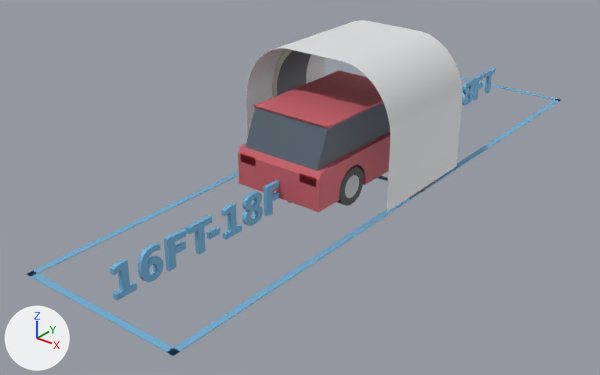
What one commit did to the glTF model public/colibri-cover-suv.glb.
One viewpoint serves both versions: a 50 mm camera at (8.64, -6.02, 6.9) aimed at (-0.33, 5.19, -0.05). The axes (+X, +Y, +Z) are drawn at lower left. The lights are the same throughout. The picture after the commit comes second. Where no turn or scale is listed for an object, it has been applied to the vertices.

The scene before the commit, as lines of its bpy script (objects in view):
```python
ob_label_far_end = bpy.data.objects.new('label_far_end', me_label_far_end)
ob_label_far_end.location = (0.0, 0.0, 0.0)
ob_label_near_end = bpy.data.objects.new('label_near_end', me_label_near_end)
ob_label_near_end.location = (0.0, 0.0, 0.0)
ob_sun_cover = bpy.data.objects.new('sun_cover', me_sun_cover)
ob_sun_cover.location = (0.0, 0.0, 0.0)
ob_vehicle_body = bpy.data.objects.new('vehicle_body', me_vehicle_body)
ob_vehicle_body.location = (0.0, 0.0, 0.0)
ob_vehicle_cabin_glass = bpy.data.objects.new('vehicle_cabin_glass', me_vehicle_cabin_glass)
ob_vehicle_cabin_glass.location = (0.0, 0.0, 0.0)
ob_vehicle_roof = bpy.data.objects.new('vehicle_roof', me_vehicle_roof)
ob_vehicle_roof.location = (0.0, 0.0, 0.0)
ob_vehicle_taillight_l = bpy.data.objects.new('vehicle_taillight_l', me_vehicle_taillight_l)
ob_vehicle_taillight_l.location = (0.0, 0.0, 0.0)
ob_vehicle_taillight_r = bpy.data.objects.new('vehicle_taillight_r', me_vehicle_taillight_r)
ob_vehicle_taillight_r.location = (0.0, 0.0, 0.0)
ob_vehicle_tire_front_r = bpy.data.objects.new('vehicle_tire_front_r', me_vehicle_tire_front_r)
ob_vehicle_tire_front_r.location = (0.0, 0.0, 0.0)
# also in view: 'arch_shell' at (0.0, 6.43, 1.3); 'lane_left' at (-1.59, 6.43, 0.01); 'lane_near_end' at (0.0, 0.06, 0.01); 'lane_right' at (1.59, 6.43, 0.01)
```
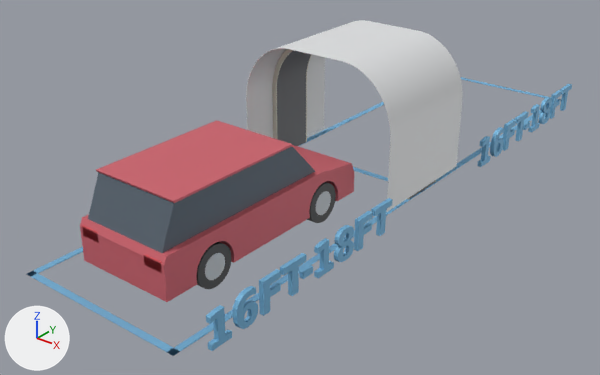
Where the change shows, as pixel boxes [x1, y1, x2, y2] in the pictures (600 x 375 px):
'vehicle_body', moved
    before: [238, 132, 390, 212]
    after: [80, 145, 354, 302]
'vehicle_cabin_glass', moved
    before: [246, 103, 390, 171]
    after: [88, 147, 315, 253]
'vehicle_roof', moved
    before: [253, 71, 383, 129]
    after: [96, 120, 293, 203]
'label_near_end', moved
    before: [110, 180, 292, 300]
    after: [206, 198, 393, 351]
'label_far_end', moved
    before: [462, 68, 496, 105]
    after: [477, 84, 572, 167]
'vehicle_tire_rear_r', moved
    before: [337, 166, 363, 206]
    after: [196, 242, 231, 289]
'vehicle_hub_rear_r', moved
    before: [345, 175, 359, 198]
    after: [205, 253, 225, 280]
'vehicle_tire_front_r', moved (not visible before)
    after: [307, 182, 336, 223]
'vehicle_hub_front_r', moved (not visible before)
    after: [316, 191, 331, 215]
'vehicle_taillight_r', moved
    before: [300, 172, 316, 187]
    after: [144, 254, 162, 273]
'vehicle_taillight_l', moved
    before: [240, 152, 256, 166]
    after: [82, 225, 99, 242]

The change, as a diff of the scene's bpy script:
```diff
--- a/public/colibri-cover-suv.glb.py
+++ b/public/colibri-cover-suv.glb.py
@@ me_vehicle_body @@
-me_vehicle_body.from_pydata(...)  # 170 vertices, 336 faces; spans x -0.93..0.93, y 4.13..8.73, z 0.25..0.98
+me_vehicle_body.from_pydata(...)  # 170 vertices, 336 faces; spans x -0.93..0.93, y 0.59..5.18, z 0.25..0.98
+# me_vehicle_body part 3: the whole mesh is moved by (0.0, -3.55, 0.0)
 me_vehicle_body.materials.append(mat_material_4)
@@ me_vehicle_cabin_glass @@
-me_vehicle_cabin_glass.from_pydata(...)  # 8 vertices, 12 faces; spans x -0.82..0.82, y 4.21..7.73, z 0.98..1.68
+me_vehicle_cabin_glass.from_pydata(...)  # 8 vertices, 12 faces; spans x -0.82..0.82, y 0.67..4.18, z 0.98..1.68
+# me_vehicle_cabin_glass part 4: the whole mesh is moved by (0.0, -3.55, 0.0)
 me_vehicle_cabin_glass.materials.append(mat_material_5)
@@ me_vehicle_roof @@
-me_vehicle_roof.from_pydata(...)  # 8 vertices, 12 faces; spans x -0.83..0.83, y 4.47..7.1, z 1.66..1.7
+me_vehicle_roof.from_pydata(...)  # 8 vertices, 12 faces; spans x -0.83..0.83, y 0.93..3.55, z 1.66..1.7
+# me_vehicle_roof part 5: the whole mesh is moved by (0.0, -3.55, 0.0)
 me_vehicle_roof.materials.append(mat_material_4)
@@ me_vehicle_taillight_l @@
-me_vehicle_taillight_l.from_pydata(...)  # 8 vertices, 12 faces; spans x -0.867..-0.507, y 4.134..4.152, z 0.71..0.89
+me_vehicle_taillight_l.from_pydata(...)  # 8 vertices, 12 faces; spans x -0.867..-0.507, y 0.587..0.605, z 0.71..0.89
+# me_vehicle_taillight_l part 6: the whole mesh is moved by (0.0, -3.547, 0.0)
 me_vehicle_taillight_l.materials.append(mat_material_7)
@@ me_vehicle_taillight_r @@
-me_vehicle_taillight_r.from_pydata(...)  # 8 vertices, 12 faces; spans x 0.507..0.867, y 4.134..4.152, z 0.71..0.89
+me_vehicle_taillight_r.from_pydata(...)  # 8 vertices, 12 faces; spans x 0.507..0.867, y 0.587..0.605, z 0.71..0.89
+# me_vehicle_taillight_r part 7: the whole mesh is moved by (0.0, -3.547, 0.0)
 me_vehicle_taillight_r.materials.append(mat_material_7)
@@ me_vehicle_tire_front_r @@
-me_vehicle_tire_front_r.from_pydata(...)  # 74 vertices, 144 faces; spans x 0.687..0.912, y 7.467..8.191, z 0.0..0.724
+me_vehicle_tire_front_r.from_pydata(...)  # 74 vertices, 144 faces; spans x 0.687..0.912, y 3.92..4.644, z 0.0..0.724
+# me_vehicle_tire_front_r part 8: the whole mesh is moved by (0.0, -3.547, 0.0)
 me_vehicle_tire_front_r.materials.append(mat_material_8)
@@ me_vehicle_hub_front_r @@
-me_vehicle_hub_front_r.from_pydata(...)  # 50 vertices, 96 faces; spans x 0.684..0.915, y 7.612..8.046, z 0.145..0.579
+me_vehicle_hub_front_r.from_pydata(...)  # 50 vertices, 96 faces; spans x 0.684..0.915, y 4.064..4.499, z 0.145..0.579
+# me_vehicle_hub_front_r part 9: the whole mesh is moved by (0.0, -3.547, 0.0)
 me_vehicle_hub_front_r.materials.append(mat_material_9)
@@ me_vehicle_tire_rear_r @@
-me_vehicle_tire_rear_r.from_pydata(...)  # 74 vertices, 144 faces; spans x 0.687..0.912, y 4.777..5.501, z 0.0..0.724
+me_vehicle_tire_rear_r.from_pydata(...)  # 74 vertices, 144 faces; spans x 0.687..0.912, y 1.23..1.954, z 0.0..0.724
+# me_vehicle_tire_rear_r part 10: the whole mesh is moved by (0.0, -3.547, 0.0)
 me_vehicle_tire_rear_r.materials.append(mat_material_8)
@@ me_vehicle_hub_rear_r @@
-me_vehicle_hub_rear_r.from_pydata(...)  # 50 vertices, 96 faces; spans x 0.684..0.915, y 4.922..5.356, z 0.145..0.579
+me_vehicle_hub_rear_r.from_pydata(...)  # 50 vertices, 96 faces; spans x 0.684..0.915, y 1.375..1.809, z 0.145..0.579
+# me_vehicle_hub_rear_r part 11: the whole mesh is moved by (0.0, -3.547, 0.0)
 me_vehicle_hub_rear_r.materials.append(mat_material_9)
@@ me_label_near_end @@
-me_label_near_end.from_pydata(...)  # 350 vertices, 676 faces; spans x -0.04..0.04, y 0.39..4.79, z 0.0..0.59
+me_label_near_end.from_pydata(...)  # 350 vertices, 676 faces; spans x 1.91..1.99, y 0.39..4.79, z 0.0..0.59
+# me_label_near_end part 1: the whole mesh is moved by (1.95, 0.0, 0.0)
 me_label_near_end.materials.append(mat_material_10)
@@ me_label_far_end @@
-me_label_far_end.from_pydata(...)  # 350 vertices, 676 faces; spans x -0.04..0.04, y 8.07..12.47, z 0.0..0.59
+me_label_far_end.from_pydata(...)  # 350 vertices, 676 faces; spans x 1.91..1.99, y 8.07..12.47, z 0.0..0.59
+# me_label_far_end part 2: the whole mesh is moved by (1.95, 0.0, 0.0)
 me_label_far_end.materials.append(mat_material_10)
```
